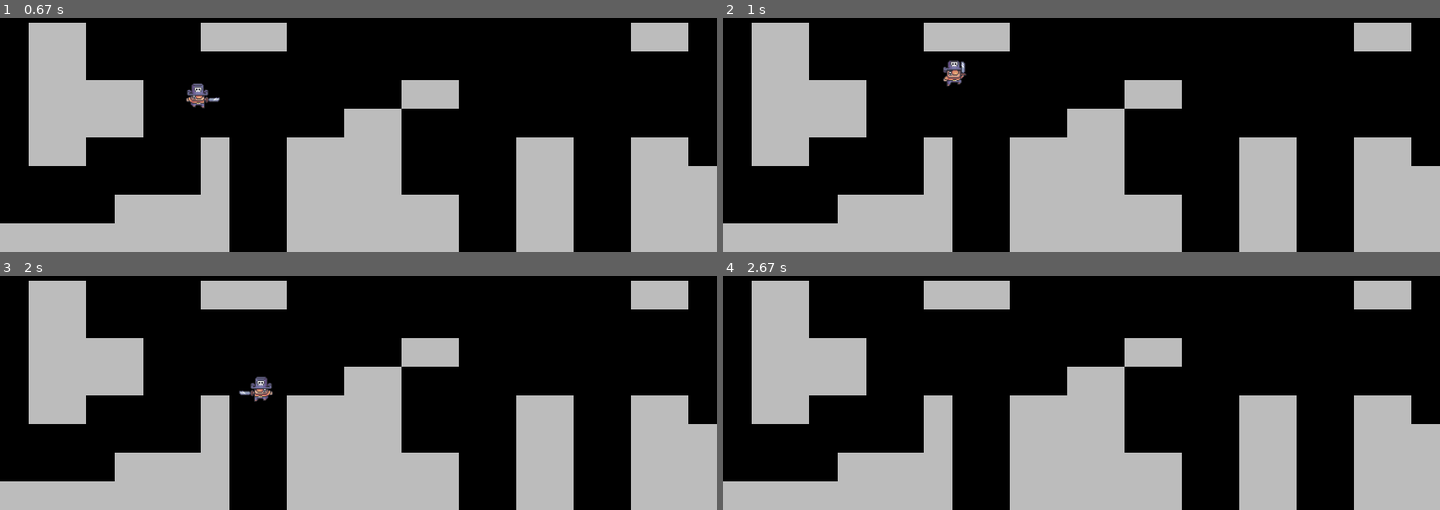
Above: before the commit, frames 1-4 (two rows, left to right).
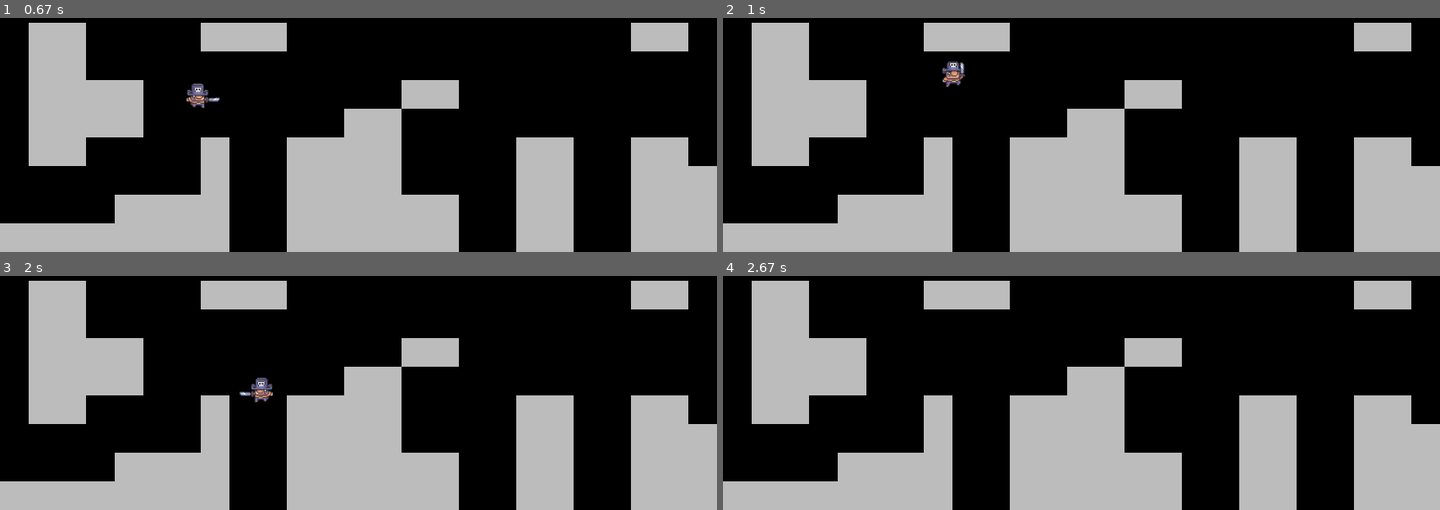
Above: after the commit, the same moments.

Repository: harryodubhghaill/pygame-platformer
Game: pygame game, started from main.py
Two runs of this game, one before a commit and one after it. Both use one fixed random seed, a clock stepped at 60 frames per second and the inputs below.
Inputs:
- Up to frame 1 (0.67 s): hold D from 0.33 s (still down)
- Up to frame 2 (1 s): release D at 0.8 s; hold W from 0.83 s (still down)
- Up to frame 3 (2 s): release W at 1.13 s; hold D 1.17-1.63 s; hold A from 1.67 s (still down)
- Up to frame 4 (2.67 s): release A at 2.2 s; hold A 2.23-2.63 s

Frame 1 is identical in both runs. In frame 2, 0.2% of the frame differs, in the area x 30-34%, y 18-30%; in frame 3, 0.2%, in the area x 33-39%, y 42-55%; in frame 4, nothing differs.

Commit message:
fix wall collision bug

Diff:
--- a/level.py
+++ b/level.py
@@ -10,6 +10,7 @@
         self.display_surface = surface
         self.setup_level(level_data)
         self.world_shift = 0
+        self.current_x = 0
 
     def setup_level(self, layout):
         self.tiles = pygame.sprite.Group()
@@ -51,8 +52,17 @@
             if sprite.rect.colliderect(player.rect):
                 if player.direction.x < 0:
                     player.rect.left = sprite.rect.right
+                    player.on_left = True
+                    self.current_x = player.rect.left
                 elif player.direction.x > 0:
                     player.rect.right = sprite.rect.left
+                    player.on_right = True
+                    self.current_x = player.rect.right
+
+        if player.on_left and (player.rect.left < self.current_x or player.direction.x >= 0):
+            player.on_left = False
+        if player.on_right and (player.rect.right > self.current_x or player.direction.x <= 0):
+            player.on_right = False
 
     def vertical_movement_collision(self):
         player = self.player.sprite
--- a/player.py
+++ b/player.py
@@ -47,12 +47,18 @@
             self.image = flipped_image
 
         # set the rect
-        if self.on_ground:
+        if self.on_ground and self.on_right:
+            self.rect = self.image.get_rect(bottomright = self.rect.bottomright)
+        elif self.on_ground and self.on_left:
+            self.rect = self.image.get_rect(bottomleft = self.rect.bottomleft)
+        elif self.on_ground:
             self.rect = self.image.get_rect(midbottom = self.rect.midbottom)
+        elif self.on_ceiling and self.on_right:
+            self.rect = self.image.get_rect(topright = self.rect.topright)
+        elif self.on_ceiling and self.on_left:
+            self.rect = self.image.get_rect(topleft = self.rect.topleft)
         elif self.on_ceiling:
             self.rect = self.image.get_rect(midtop = self.rect.midtop)
-        else:
-            self.rect = self.image.get_rect(center = self.rect.center)
 
     def get_input(self):
         keys = pygame.key.get_pressed()
